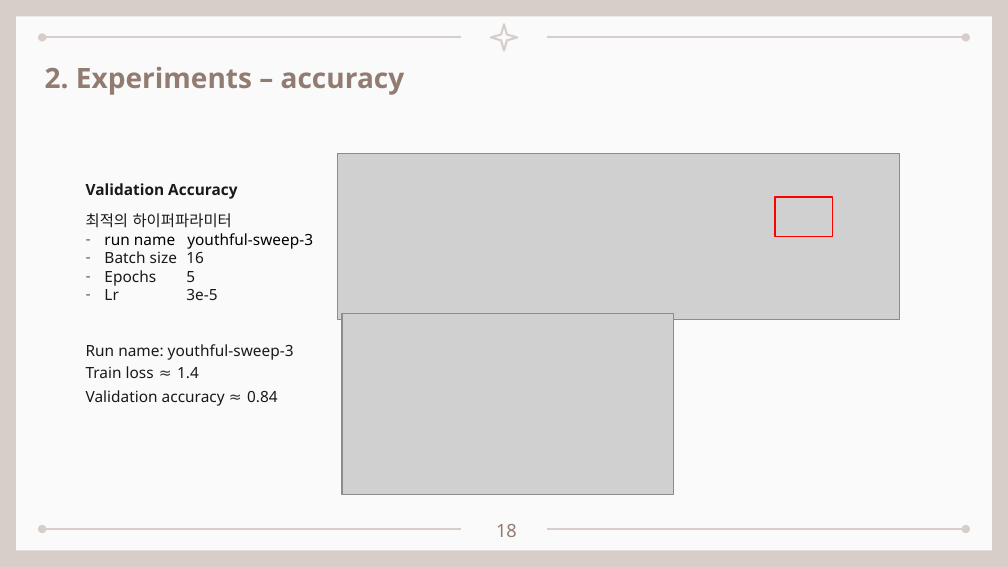
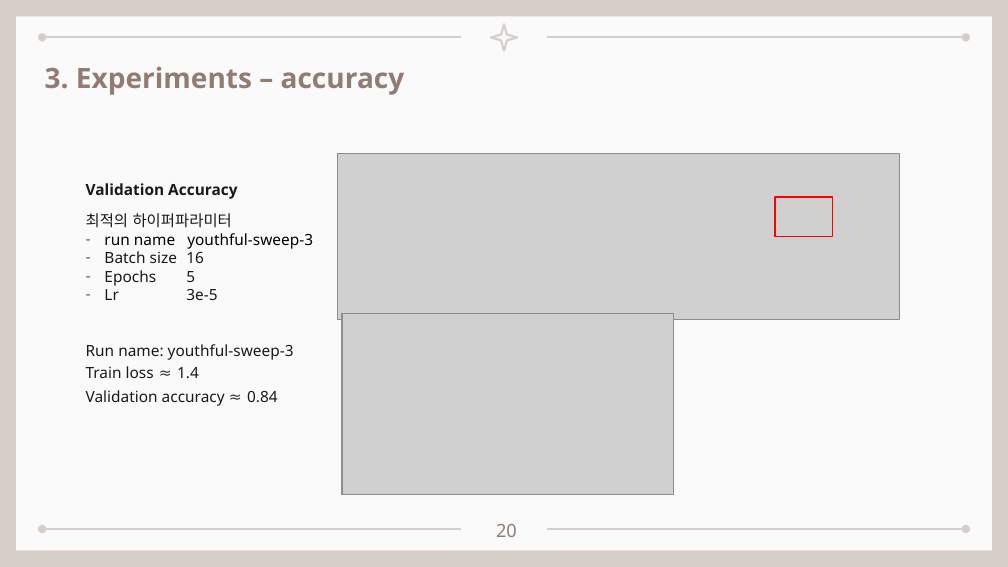
Before and after one commit to seungdeng/DELab, a slide deck: slide 20 of PPT/(이승건)250304_BERT멘토링리뷰.pptx (slide 18 before the commit). Drawn at 1008x567 pixels with LibreOffice and Linux fonts; fonts in the diff are those of the drawing; grey boxes stand for pictures. Boxes give left, top, right and bottom in pixels: in the first picture for what was removed or moved away, otherwise in the second. Text is boxed around its words. In the diff, an @@ line names an element or a change of style, - is before the commit and + after.

```diff
--- a/PPT/(이승건)250304_BERT멘토링리뷰.pptx
+++ b/PPT/(이승건)250304_BERT멘토링리뷰.pptx
@@ text at (45,67,405,95): text changed @@
-2. Experiments – accuracy
+3. Experiments – accuracy
@@ page number at (496,524,517,537): text changed @@
-18
+20
```
Also in this commit, not shown: 18 other slides changed, 2 slides added, 1 other file.
